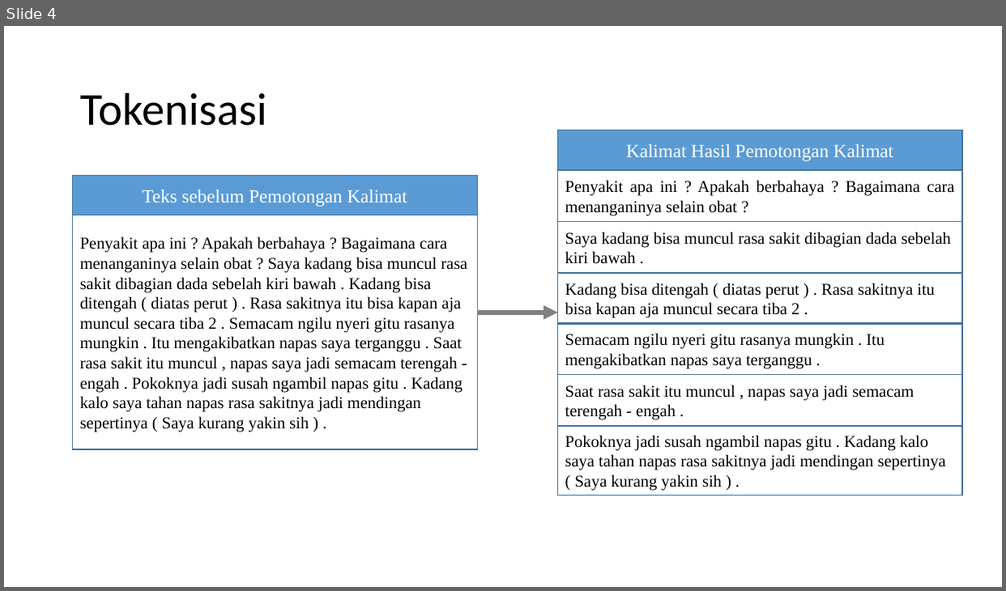
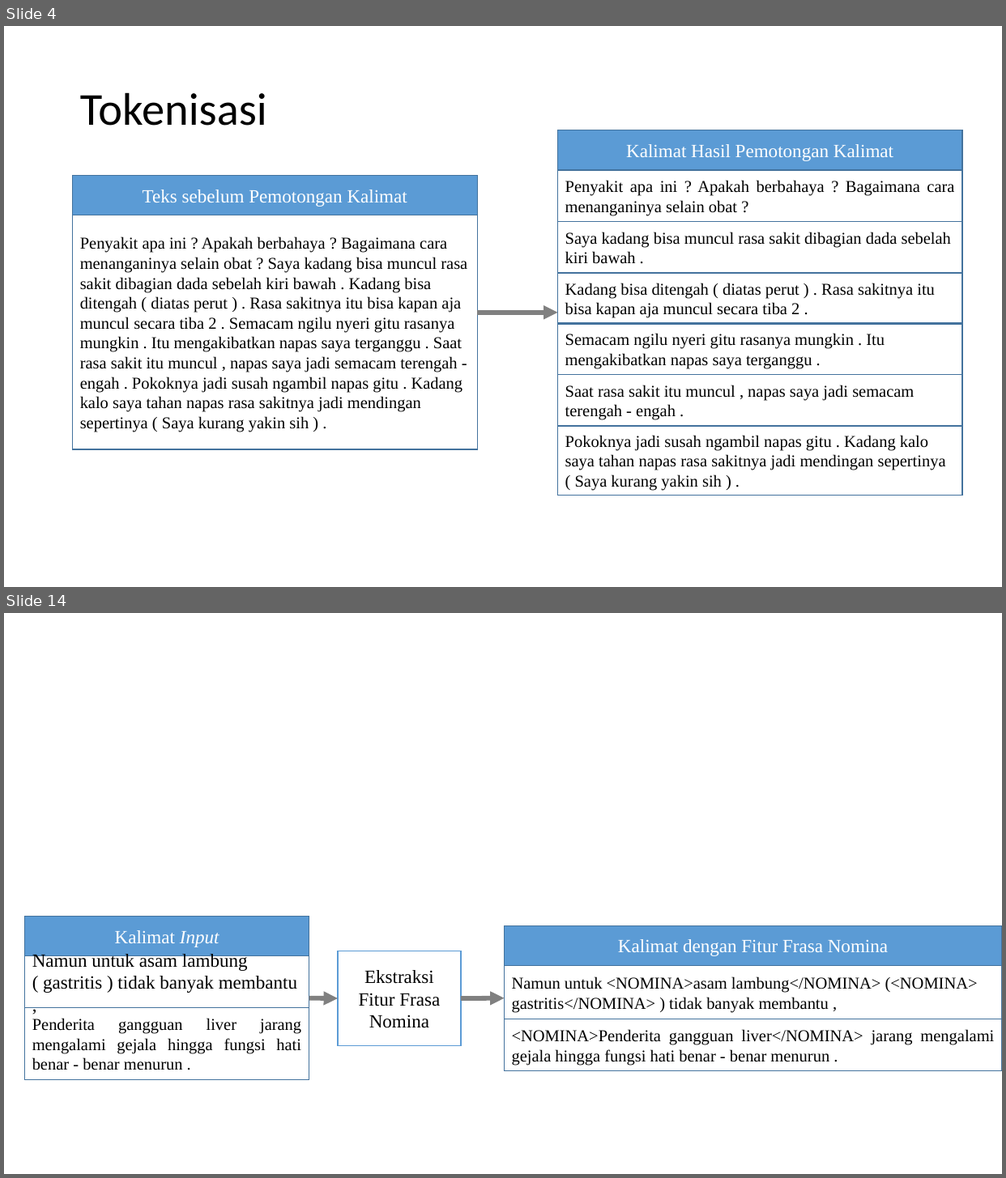
Before and after one commit to valdirachman/srl-doc, a slide deck: images/MER for QA.pptx. Shown one above the other, each under a label of ours: slide 4 before the commit, slides 4 and 14 after it; the slides between them are not shown. The pictures are 1006x591 and 1006x1178 pixels, drawn with LibreOffice and Linux fonts; fonts in the diff are those of the drawing. Boxes give left, top, right and bottom in pixels: in the first picture for what was removed or moved away, otherwise in the second. Text is boxed around its words. In the diff, an @@ line names an element or a change of style, - is before the commit and + after.

```diff
--- a/images/MER for QA.pptx
+++ b/images/MER for QA.pptx
@@ slide 14 added at <box>4,613,1002,1174</box>, background #FFFFFF @@
@@ rectangle added at <box>25,916,309,956</box>, fill #5B9BD5, outline #43739E 1 pt, 18 pt, text #FFFFFF @@
+Kalimat Input
@@ rectangle added at <box>504,926,1002,965</box>, fill #5B9BD5, outline #43739E 1 pt, 18 pt, text #FFFFFF @@
+Kalimat dengan Fitur Frasa Nomina
@@ rectangle added at <box>338,952,462,1046</box>, fill #FFFFFF, outline #5B9BD5 1 pt, 18 pt, text #000000 @@
+Ekstraksi Fitur Frasa Nomina
@@ rectangle added at <box>25,956,309,1008</box>, outline #43739E 1 pt, 18 pt, text #000000 @@
+Namun untuk asam lambung ( gastritis ) tidak banyak membantu ,
@@ rectangle added at <box>504,965,1002,1020</box>, outline #43739E 1 pt, 16 pt, text #000000 @@
+Namun untuk <NOMINA>asam lambung</NOMINA> (<NOMINA> gastritis</NOMINA> ) tidak banyak membantu ,
@@ arrow added from (309, 999) to (338, 999), #808080 4.5 pt @@
@@ arrow added from (461, 999) to (504, 999), #808080 4.5 pt @@
@@ rectangle added at <box>25,1007,309,1080</box>, outline #43739E 1 pt, 16 pt, text #000000 @@
+Penderita gangguan liver jarang mengalami gejala hingga fungsi hati benar - benar menurun .
@@ rectangle added at <box>504,1020,1002,1071</box>, outline #43739E 1 pt, 16 pt, text #000000 @@
+<NOMINA>Penderita gangguan liver</NOMINA> jarang mengalami gejala hingga fungsi hati benar - benar menurun .
```
Also in this commit, not shown: 1 slide changed, 11 other slides added, 39 other files.
